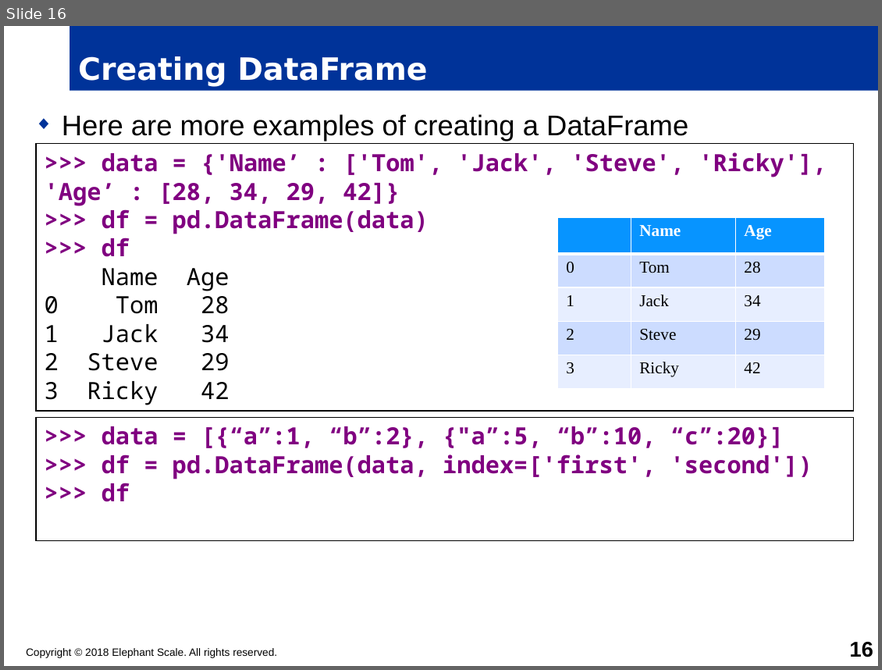
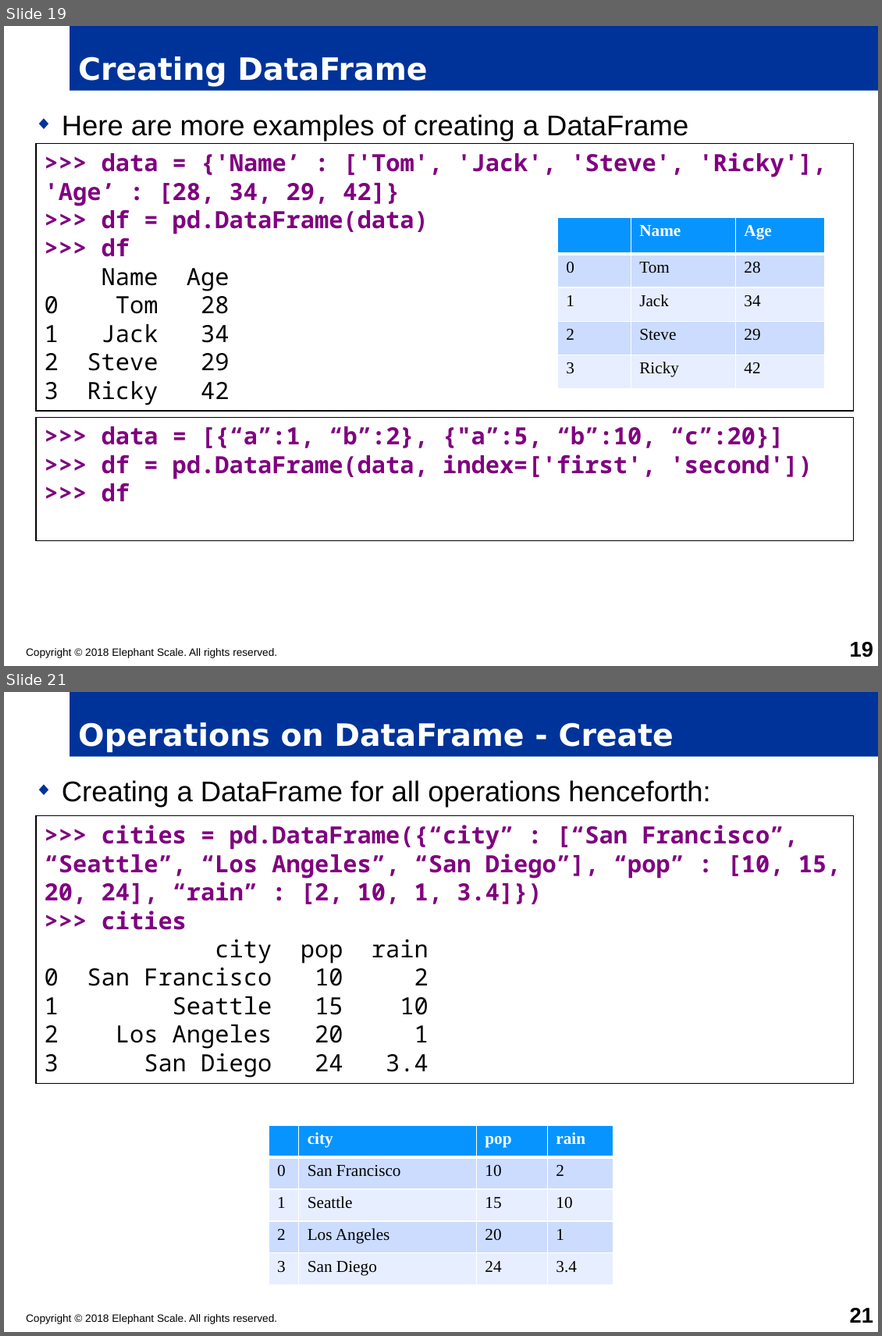
Before and after one commit to timfox456/container-resources, a slide deck: python/python-master/PYTHON-Pandas.pptx. Shown one above the other, each under a label of ours: slide 16 before the commit, slides 19 and 21 after it; the slides between them are not shown. The pictures are 882x670 and 882x1336 pixels, drawn with LibreOffice and Linux fonts; fonts in the diff are those of the drawing; background and template pictures are left out. Boxes give left, top, right and bottom in pixels: in the first picture for what was removed or moved away, otherwise in the second. Text is boxed around its words. In the diff, an @@ line names an element or a change of style, - is before the commit and + after.

Commit message:
PYTHON : Title slides updated [1]
PYTHON : Title slides updated[1]

```diff
--- a/python/python-master/PYTHON-Pandas.pptx
+++ b/python/python-master/PYTHON-Pandas.pptx
@@ slide 21 added at [4, 692, 878, 1332], background #FFFFFF @@
@@ title added at [70, 692, 878, 757], fill #003399, 26 pt, text #FFFFFF, bold @@
+Operations on DataFrame - Create
@@ text added at [62, 780, 710, 807], 24 pt, text #000000 @@
+◆ Creating a DataFrame for all operations henceforth:
@@ rectangle added at [37, 815, 853, 1082], fill #FFFFFF, outline #000000 0.75 pt, 20 pt, text #800080, bold @@
+>>> cities = pd.DataFrame({“city” : [“San Francisco”, “Seattle”, “Los Angeles”, “San Diego”], “pop” : [10, 15, 20, 24], “rain” : [2, 10, 1, 3.4]})
+>>> cities
+city pop rain
+0 San Francisco 10 2
+1 Seattle 15 10
+2 Los Angeles 20 1
+3 San Diego 24 3.4
@@ table added at [268, 1125, 612, 1284], 5 rows, 4 columns @@
+ | city | pop | rain
+0 | San Francisco | 10 | 2
+1 | Seattle | 15 | 10
+2 | Los Angeles | 20 | 1
+3 | San Diego | 24 | 3.4
@@ text added at [26, 1314, 277, 1324], 9 pt, text #000000 @@
+Copyright © 2018 Elephant Scale. All rights reserved.
@@ page number added at [850, 1307, 873, 1322], 18 pt, text #000000, bold @@
+21
@@ what was slide 16 is now slide 19 @@
@@ page number at [850, 641, 873, 657]: text changed @@
-16
+19
```
Also in this commit, not shown: 2 slides changed, 5 other slides added, 3 other files.
